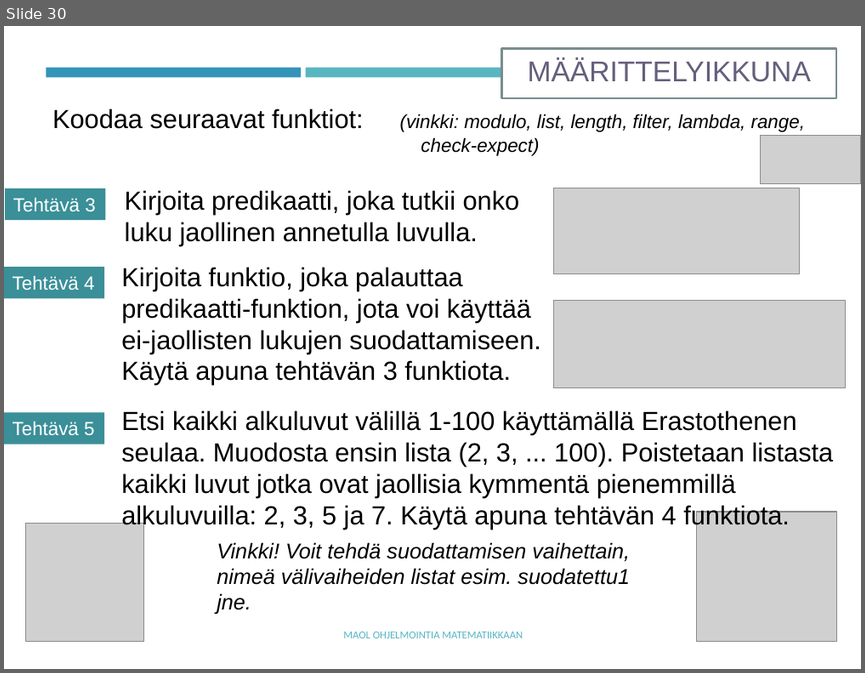
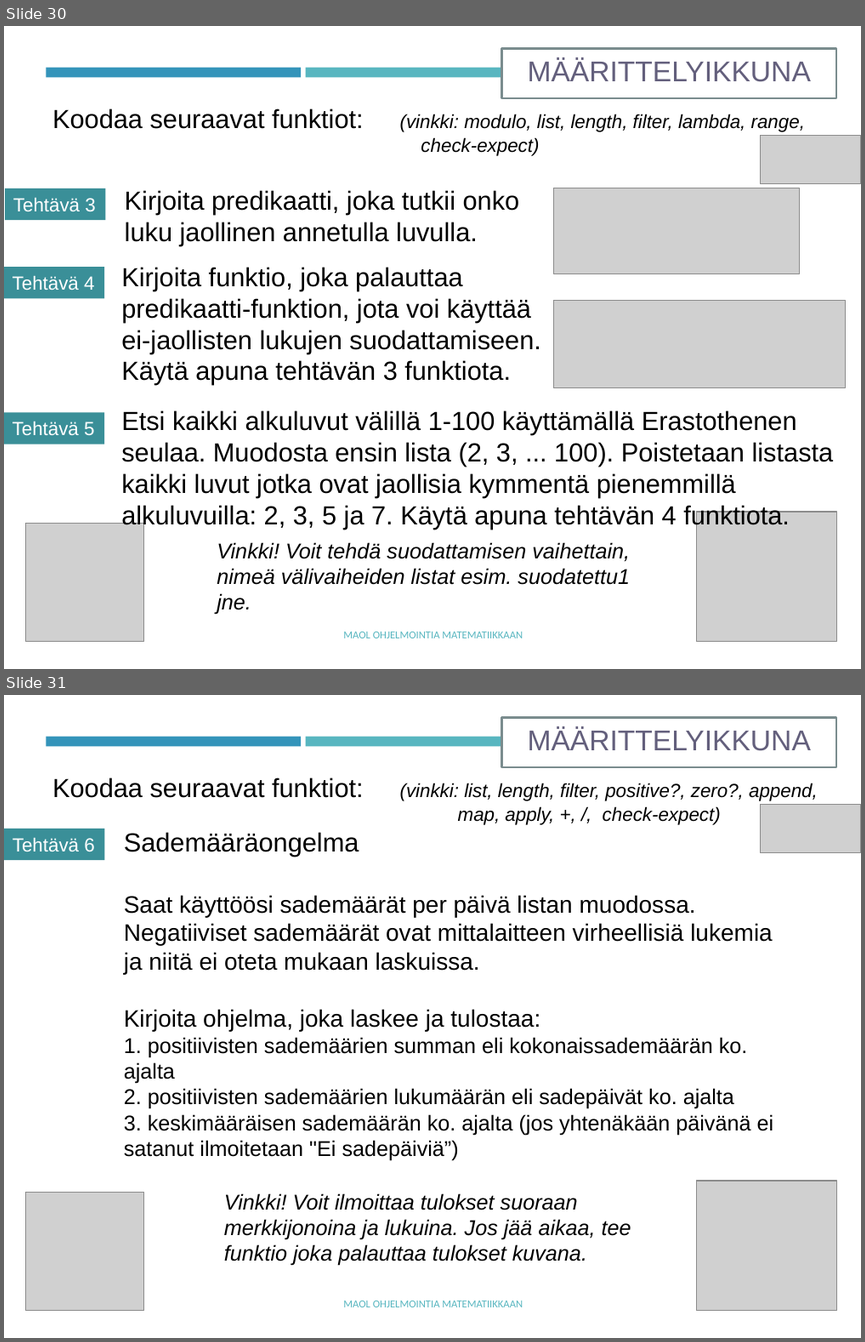
Before and after one commit to tyynetyyne/tyynetyyne.github.io, a slide deck: tehtavat/tiedostot/maol/power_point/Racket-MAOL-9-listat.pptx. Shown one above the other, each under a label of ours: slide 30 before the commit, slides 30 and 31 after it. The pictures are 865x673 and 865x1342 pixels, drawn with LibreOffice and Linux fonts; fonts in the diff are those of the drawing; grey boxes stand for pictures. Boxes give left, top, right and bottom in pixels: in the first picture for what was removed or moved away, otherwise in the second. Text is boxed around its words. In the diff, an @@ line names an element or a change of style, - is before the commit and + after.

```diff
--- a/tehtavat/tiedostot/maol/power_point/Racket-MAOL-9-listat.pptx
+++ b/tehtavat/tiedostot/maol/power_point/Racket-MAOL-9-listat.pptx
@@ slide 31 added at <box>4,695,861,1338</box>, background #FFFFFF; not listed: 2 template elements that a slide beside it also shows @@
@@ rectangle added at <box>502,717,836,767</box>, fill #FFFFFF, outline #7A8C8E 1.75 pt, 24 pt, text #635F7C @@
+MÄÄRITTELYIKKUNA
@@ text added at <box>52,777,817,825</box>, 16 pt, text #000000, italic @@
+Koodaa seuraavat funktiot: (vinkki: list, length, filter, positive?, zero?, append,
+map, apply, +, /, check-expect)
@@ picture added at <box>760,804,861,851</box> @@
@@ rectangle added at <box>4,828,104,861</box>, fill #3A8F98, 16 pt, text #FFFFFF @@
+Tehtävä 6
@@ text added at <box>124,832,774,1160</box>, 18 pt, text #000000 @@
+Sademääräongelma
+Saat käyttöösi sademäärät per päivä listan muodossa. Negatiiviset sademäärät ovat mittalaitteen virheellisiä lukemia ja niitä ei oteta mukaan laskuissa.
+Kirjoita ohjelma, joka laskee ja tulostaa:
+1. positiivisten sademäärien summan eli kokonaissademäärän ko. ajalta
+2. positiivisten sademäärien lukumäärän eli sadepäivät ko. ajalta
+3. keskimääräisen sademäärän ko. ajalta (jos yhtenäkään päivänä ei satanut ilmoitetaan "Ei sadepäiviä”)
@@ picture added at <box>26,1192,143,1310</box> @@
@@ text added at <box>224,1193,631,1265</box>, 18 pt, text #000000, italic @@
+Vinkki! Voit ilmoittaa tulokset suoraan merkkijonoina ja lukuina. Jos jää aikaa, tee funktio joka palauttaa tulokset kuvana.
@@ picture added at <box>696,1181,837,1310</box> @@
@@ text added at <box>343,1300,522,1307</box>, 9 pt, text #58B6C0 @@
+MAOL OHJELMOINTIA MATEMATIIKKAAN
```
Also in this commit, not shown: 2 other files.
